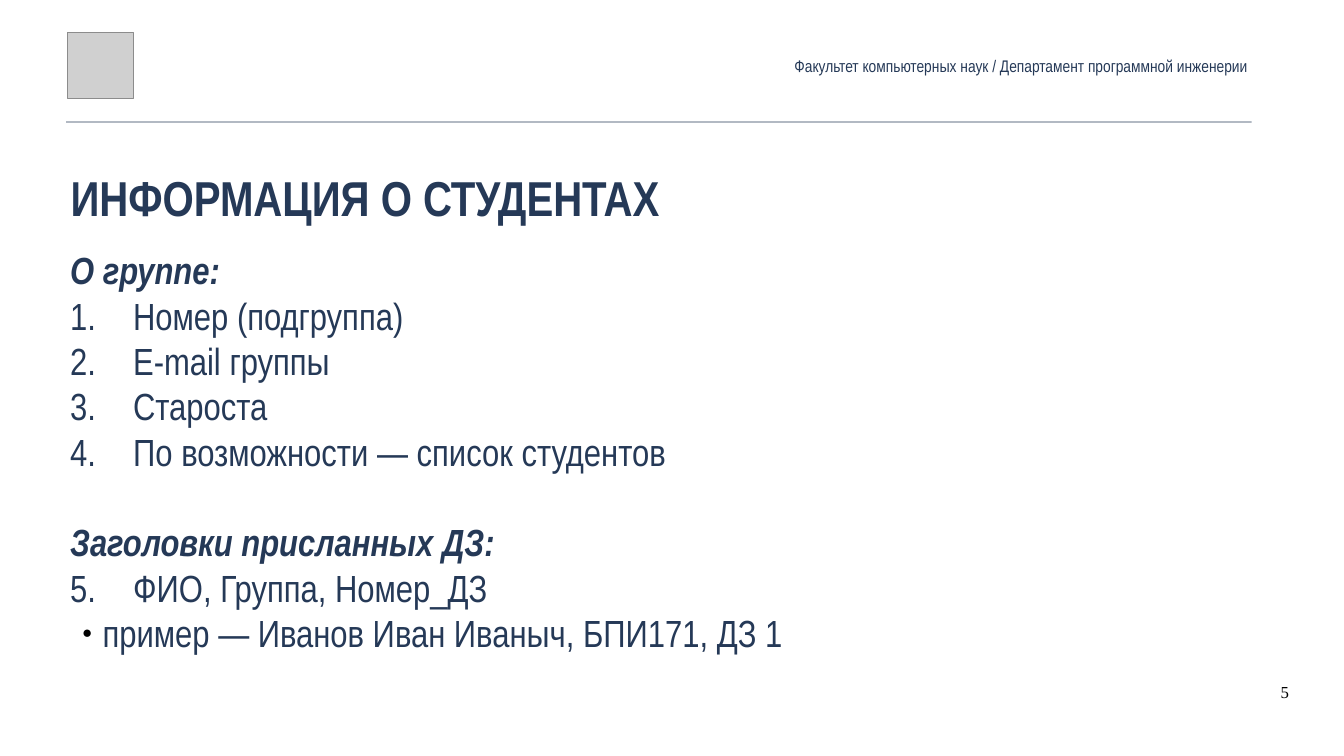
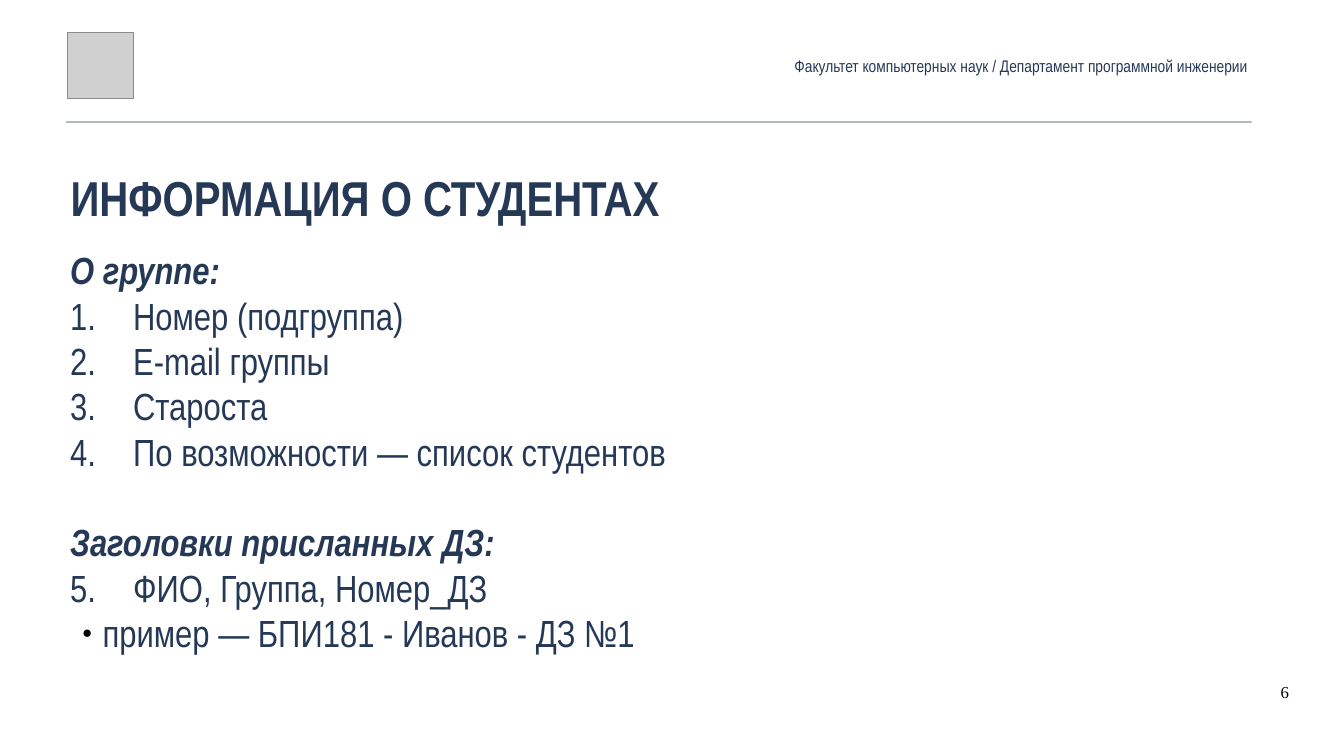
Before and after one commit to andrewt0301/qa-testing-course, a slide deck: slide 6 of seminars/seminar01/Seminar01-slides.pptx (slide 5 before the commit). Drawn at 1344x756 pixels with LibreOffice and Linux fonts; fonts in the diff are those of the drawing; grey boxes stand for pictures. Boxes give left, top, right and bottom in pixels: in the first picture for what was removed or moved away, otherwise in the second. Text is boxed around its words. In the diff, an @@ line names an element or a change of style, - is before the commit and + after.

```diff
--- a/seminars/seminar01/Seminar01-slides.pptx
+++ b/seminars/seminar01/Seminar01-slides.pptx
@@ text at box(103, 620, 634, 655): text changed @@
-  ● пример — Иванов Иван Иваныч, БПИ171, ДЗ 1
+  ● пример — БПИ181 - Иванов - ДЗ №1
@@ page number at box(1281, 687, 1289, 698): text changed @@
-5
+6
```
Also in this commit, not shown: 3 other slides changed, 1 slide added, 2 other files.
